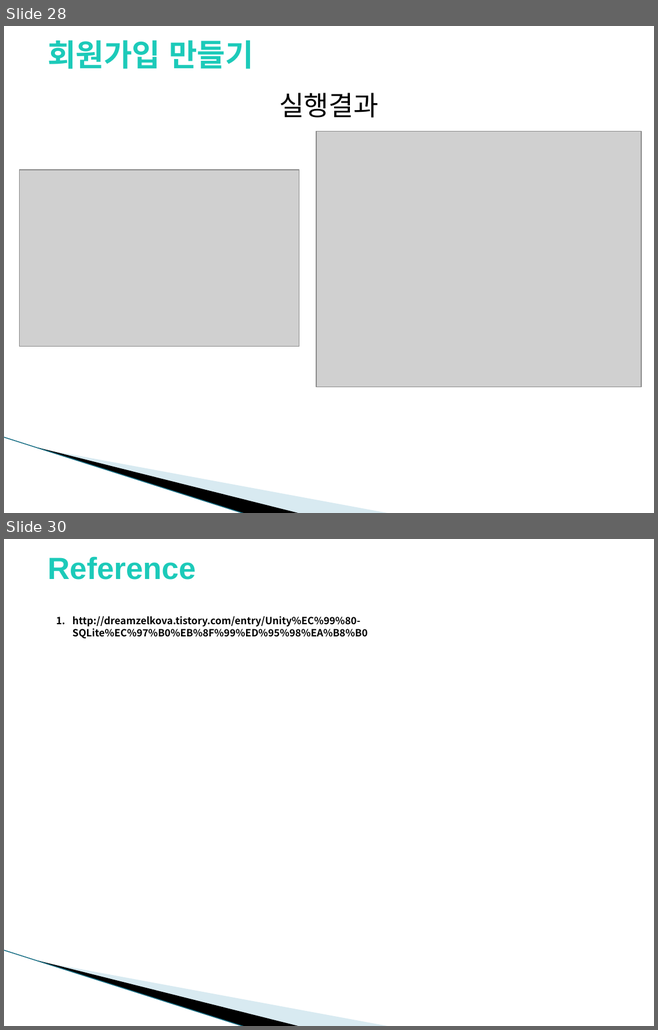
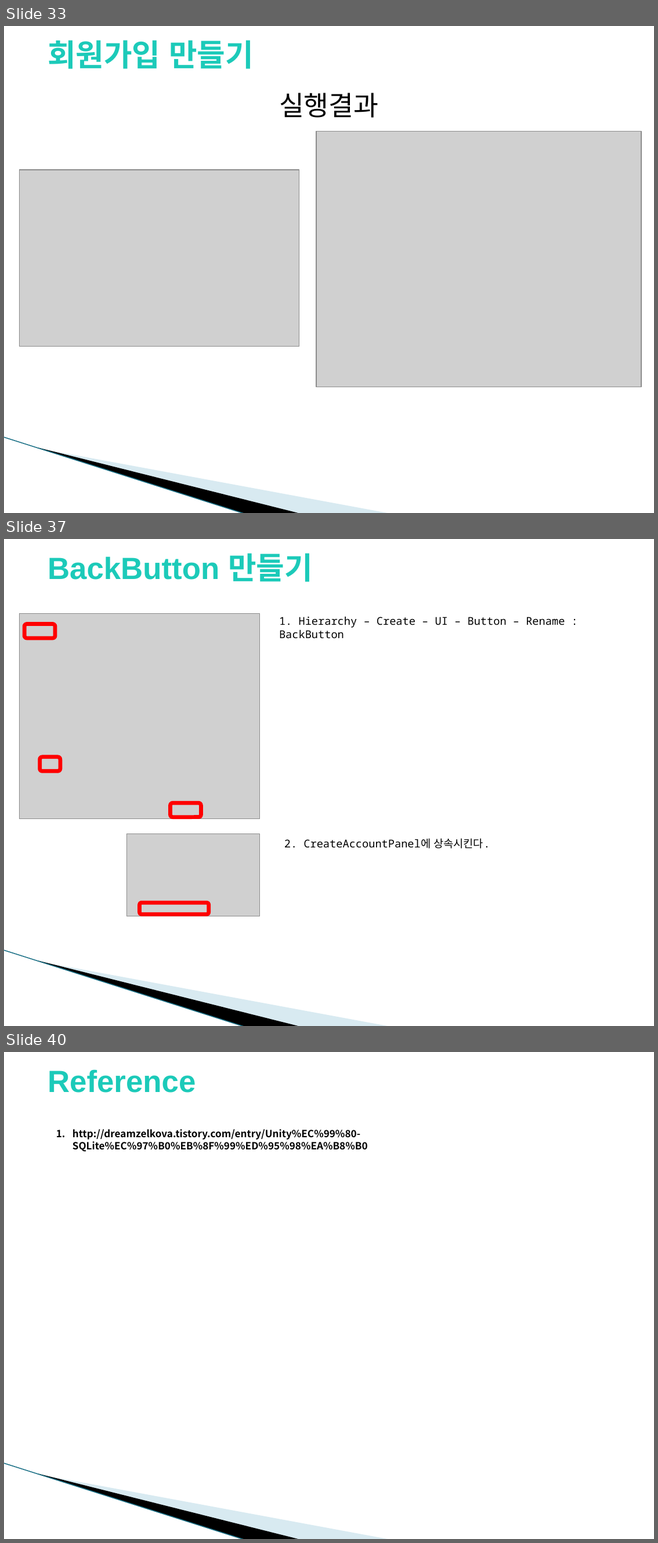
Before and after one commit to YounSJ/Unity_SQLite, a slide deck: Unity_SQLite.pptx. Shown one above the other, each under a label of ours: slides 28 and 30 before the commit, slides 33, 37 and 40 after it; the slides between them are not shown. The pictures are 658x1030 and 658x1543 pixels, drawn with LibreOffice and Linux fonts; fonts in the diff are those of the drawing; grey boxes stand for pictures; background and template pictures are left out. Boxes give left, top, right and bottom in pixels: in the first picture for what was removed or moved away, otherwise in the second. Text is boxed around its words. In the diff, an @@ line names an element or a change of style, - is before the commit and + after.

```diff
--- a/Unity_SQLite.pptx
+++ b/Unity_SQLite.pptx
@@ slide 37 added at (4,539,654,1026), background picture (left out); not listed: 3 template elements that a slide beside it also shows @@
@@ text added at (48,553,313,582), 34 pt, text #1CCAB9, bold @@
+BackButton 만들기
@@ picture added at (20,614,260,819) @@
@@ rounded rectangle added at (24,624,54,638), outline #FF0000 4.33 pt @@
@@ text added at (279,617,564,639), 12 pt, text #000000 @@
+1. Hierarchy – Create – UI – Button – Rename : BackButton
@@ rounded rectangle added at (40,757,60,772), outline #FF0000 4.33 pt @@
@@ rounded rectangle added at (170,803,201,817), outline #FF0000 4.33 pt @@
@@ picture added at (127,834,259,917) @@
@@ text added at (284,838,489,849), 12 pt, text #000000 @@
+2. CreateAccountPanel에 상속시킨다.
@@ rounded rectangle added at (140,903,209,914), outline #FF0000 4.33 pt @@
@@ what was slide 28 is now slide 33 @@
@@ what was slide 30 is now slide 40 @@
```
Also in this commit, not shown: 10 slides changed, 9 other slides added, 1 other file.
